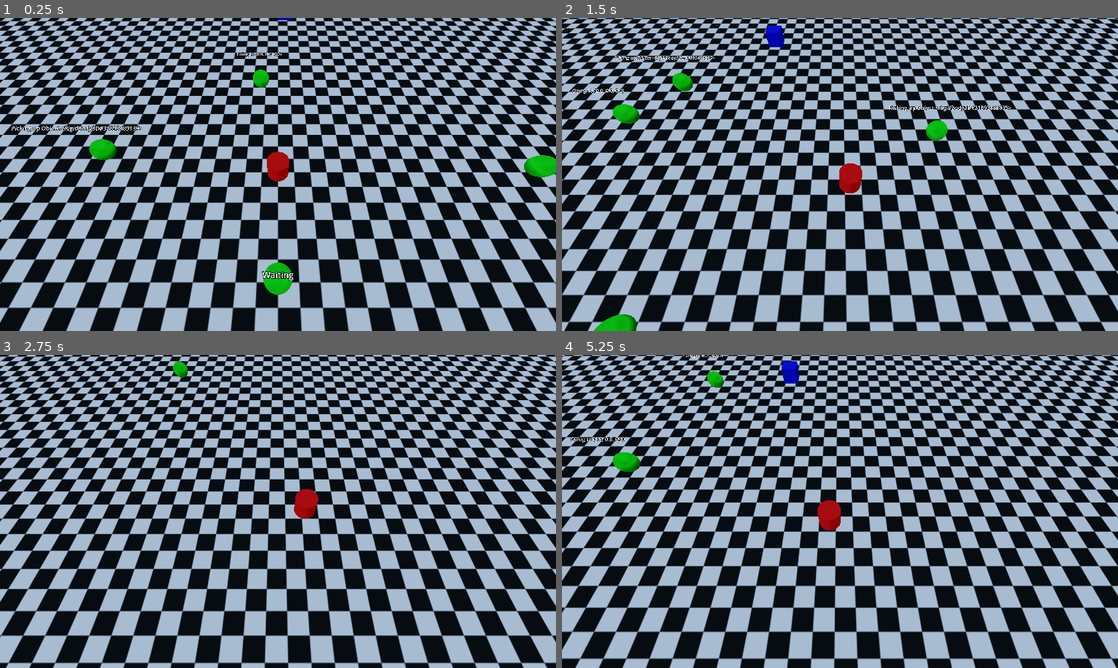
Above: before the commit, frames 1-4 (two rows, left to right).
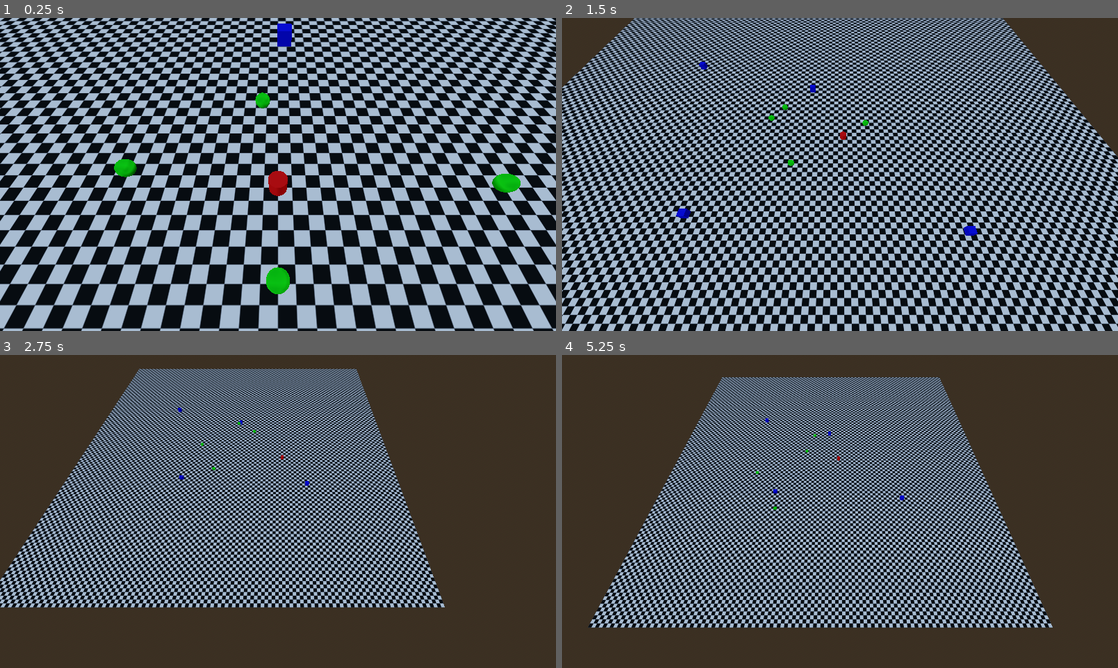
Above: after the commit, the same moments.

Repository: 0rbios/Haunted-Housekeeping
Game: Godot game, scene res://Temp/debug.tscn
The game is run twice, just before and just after one commit, with the same random seed, the same clock (stepped at 60 frames per second) and the same inputs.
Inputs (mouse positions are in pixels of both pictures, inside the frame that each line leads up to):
- Up to frame 1 (0.25 s): no input
- Up to frame 2 (1.5 s): move the mouse to (962, 158) at 0.52 s; press the mouse at (962, 158) at 0.53 s; hold D (Right) 0.53-1.28 s; tap / (SwitchCam, bound only after the commit) at 0.8, 1.35 s; move the mouse to (728, 190) at 1.27 s; release the mouse at (728, 190) at 1.28 s; hold S (Down) from 1.28 s (still down)
- Up to frame 3 (2.75 s): click (166, 527) at 1.55 s; move the mouse to (333, 442) at 2.02 s; release S (Down) at 2.03 s; hold D (Right) from 2.03 s (still down); tap Space (Dash) at 2.1 s; tap / (SwitchCam, bound only after the commit) at 2.3 s
- Up to frame 4 (5.25 s): move the mouse to (812, 574) at 2.77 s; release D (Right) at 2.78 s; hold W (Up) 2.78-3.53 s; tap E (Interact) at 2.85 s; click (812, 574) at 3.05 s; move the mouse to (1006, 558) at 3.52 s; press the mouse at (1006, 558) at 3.53 s; hold A (Left) 3.53-5.03 s; tap / (SwitchCam, bound only after the commit) at 3.8, 4.35 s; move the mouse to (673, 464) at 4.27 s; release the mouse at (673, 464) at 4.28 s; click (673, 464) at 4.55 s; move the mouse to (867, 511) at 5.02 s; press the mouse at (867, 511) at 5.03 s; hold S (Down) from 5.03 s (still down)

The runs differ from the first frame. In frame 1, 59% of the frame differs, in the area x 0-100%, y 0-100%; in frame 2, 67%; in frame 3, 87%; in frame 4, 85%.

Commit message:
Code Refactoring and Cleanup - Added Camera View Toggle

Diff:
--- a/Objects/Ghost/Scripts/ghost.gd
+++ b/Objects/Ghost/Scripts/ghost.gd
@@ -1,16 +1,24 @@
 extends RigidBody3D
 
-var randPos = Vector3(0, 0, 0)
+# Variables --------------------
+
+# Movement
 var speed = 5
 
+# Modules
 var rng = RandomNumberGenerator.new()
 
+# Holding
 var objects
 var pickupObject
-
 var carryingNode = null
 
+# Functions --------------------
+
 func _ready():
+	_choose_action()
+
+func _rest_over():
 	_choose_action()
 
 func _physics_process(_delta):
@@ -19,39 +27,27 @@
 
 func _choose_action():
 	match rng.randi_range(0, 2):
-		0:
-			$CurrentAction.text = "Going to " + str(randPos)
-			_move_to(_generate_random_pos(-50, 50, -50, 50), "cont")
-		1:
-			$CurrentAction.text = "Waiting"
-			$"Rest Timer".start()
-		2:
-			_pickup()
+		0: _move_to(_generate_random_pos(-50, 50, -50, 50), "cont")
+		1: $"Rest Timer".start()
+		2: _pickup()
 
 func _generate_random_pos(minX, maxX, minZ, maxZ):
-	randPos = Vector3(rng.randf_range(minX, maxX), 0.6, rng.randf_range(minZ,maxZ))
-	return randPos
+	return Vector3(rng.randf_range(minX, maxX), 0.6, rng.randf_range(minZ,maxZ))
 
 func _move_to(pos, next):
 	var tween = get_tree().create_tween()
 
 	match next:
-		"cont": tween.connect("finished", _move_finished)
+		"cont": tween.connect("finished", _choose_action)
 		"grab": tween.connect("finished", _move_finished_grab)
 
 	var travelTime = sqrt(((pos.x - self.position.x) ** 2) + ((pos.z - self.position.z) ** 2)) / speed
 	tween.tween_property(self, "position", pos, travelTime)
 
-func _move_finished():
-	_choose_action()
-
 func _move_finished_grab():
-	if pickupObject.carried == false:
+	if !pickupObject.carried:
 		pickupObject.carried = true
 		carryingNode = pickupObject
-	_choose_action()
-
-func _rest_over():
 	_choose_action()
 
 func _pickup():
@@ -67,16 +63,13 @@
 		objects = get_tree().get_nodes_in_group("object")
 
 		for i in range(objects.size()):
-			if objects[i].carried == false:
-				objectDistanceList.push_back({"distance": sqrt(((objects[i].position.x - self.position.x) ** 2)+ ((objects[i].position.z - self.position.z)** 2)), "node": objects[i]})
-				distanceList.push_back(sqrt(((objects[i].position.x - self.position.x) ** 2)+ ((objects[i].position.z - self.position.z)** 2)))
+			if !objects[i].carried:
+				var objectDistance = sqrt(((objects[i].position.x - self.position.x) ** 2)+ ((objects[i].position.z - self.position.z)** 2))
+				objectDistanceList.push_back({"node": objects[i], "distance": objectDistance})
+				distanceList.push_back(objectDistance)
 
 		if distanceList.size() > 0:
 			pickupObject = objectDistanceList[distanceList.find(distanceList.min())].node
-
-			$CurrentAction.text = "Picking up " + str(pickupObject)
-
 			_move_to(Vector3(pickupObject.position.x, 0.6, pickupObject.position.z), "grab")
-
 		else:
 			_choose_action()
--- a/Objects/Global.gd
+++ b/Objects/Global.gd
@@ -1,3 +1,4 @@
 extends Node
 
+# Global Variables
 var playerHovering = false
--- a/Objects/Pickups/Script/pickup.gd
+++ b/Objects/Pickups/Script/pickup.gd
@@ -1,17 +1,19 @@
 extends RigidBody3D
 
+# Variables --------------------
+
+# Unique ID
 @export var pickupType: String
 
+# Carrying
 var possibleCarrier = null
 var carried = false
 
+# Functions --------------------
+
 func _physics_process(_delta):
-	if linear_velocity == Vector3(0, 0, 0):
-		self.freeze = true
-		$Hitbox.disabled = true
-	else:
-		self.freeze = false
-		$Hitbox.disabled = false
+	self.freeze = linear_velocity == Vector3(0, 0, 0)
+	$Hitbox.disabled = linear_velocity == Vector3(0, 0, 0)
 
 	if Input.is_action_just_pressed("Interact") and possibleCarrier != null:
 		if carried == false:
@@ -22,16 +24,12 @@
 			possibleCarrier.carryingNode = null
 			carried = false
 
-	if Input.is_action_pressed("Use") and carried == true:
-		match pickupType:
-			"mop": print("Item Used")
-
 func _collision_enter(body: Node3D):
-	if body.is_in_group("player") and global.playerHovering == false:
+	if body.is_in_group("player") and !global.playerHovering:
 		global.playerHovering = true
 		possibleCarrier = body
 
 func _collision_exit(body: Node3D):
-	global.playerHovering = false
 	if body.is_in_group("player"):
+		global.playerHovering = false
 		possibleCarrier = null
--- a/Objects/Player/Scripts/player_movement.gd
+++ b/Objects/Player/Scripts/player_movement.gd
@@ -1,20 +1,31 @@
 extends RigidBody3D
 
+# Variables --------------------
+
+# Movement
 var speed = 110
 var horizontal = 0
 var long = 0
-var toBeNormalized
-
-var direction
-
 var dashing = false
-
 var velocity = Vector3(0, 0, 0)
 
+# Carrying
 var carryingNode
 
+# Camera Switch
+var camMode = "normal"
+
+# Functions --------------------
+
 func _physics_process(_delta):
+	if Input.is_action_just_pressed("SwitchCam"):
+		if camMode == "normal":
+			camMode = "overview"
+		elif camMode == "overview":
+			camMode = "normal"
+
 	if dashing == false:
+
 		if Input.is_action_just_pressed("Left"):
 			horizontal = -1
 		elif horizontal == -1 and Input.is_action_just_released("Left"):
@@ -56,19 +67,19 @@
 				carryingNode = null
 			$"Dash Timer".start()
 
+	var tween = get_tree().create_tween()
+
+	match camMode:
+		"normal": tween.tween_property($Camera, "global_position", Vector3(self.global_position.x, self.global_position.y + 10, self.global_position.z + 5), 0.3)
+		"overview": tween.tween_property($Camera, "global_position", Vector3(self.global_position.x, self.global_position.y + 50, self.global_position.z + 50), 0.3)
+
+	var toBeNormalized = Vector2(horizontal, long).normalized()
+	velocity = Vector3(toBeNormalized.x * speed, 0, toBeNormalized.y * speed)
+	apply_force(velocity)
+
 	if carryingNode != null:
 		carryingNode.position = Vector3(self.position.x, self.position.y + 1, self.position.z)
 
-	var tween = get_tree().create_tween()
-	# Normal Cam
-	tween.tween_property($Camera, "global_position", Vector3(self.global_position.x, $Camera.global_position.y, self.global_position.z + 5), 0.3)
-
-	# Overview Cam
-	#tween.tween_property($Camera, "global_position", Vector3(self.global_position.x, self.global_position.y + 50, self.global_position.z + 50), 0.3)
-
-	toBeNormalized = Vector2(horizontal, long).normalized()
-	velocity = Vector3(toBeNormalized.x * speed, 0, toBeNormalized.y * speed)
-	apply_force(velocity)
 
 func _dash_complete():
 	speed = 110
--- a/Objects/Player/player.tscn
+++ b/Objects/Player/player.tscn
@@ -11,6 +11,7 @@
 [sub_resource type="CylinderMesh" id="CylinderMesh_4flbx"]
 
 [node name="Player" type="RigidBody3D" unique_id=895042765 groups=["player"]]
+gravity_scale = 0.0
 lock_rotation = true
 linear_damp_mode = 1
 linear_damp = 12.921
--- a/project.godot
+++ b/project.godot
@@ -79,6 +79,11 @@
 , Object(InputEventJoypadButton,"resource_local_to_scene":false,"resource_name":"","device":-1,"button_index":2,"pressure":0.0,"pressed":true,"script":null)
 ]
 }
+SwitchCam={
+"deadzone": 0.2,
+"events": [Object(InputEventKey,"resource_local_to_scene":false,"resource_name":"","device":-1,"window_id":0,"alt_pressed":false,"shift_pressed":false,"ctrl_pressed":false,"meta_pressed":false,"pressed":false,"keycode":0,"physical_keycode":47,"key_label":0,"unicode":47,"location":0,"echo":false,"script":null)
+]
+}
 
 [physics]
 
